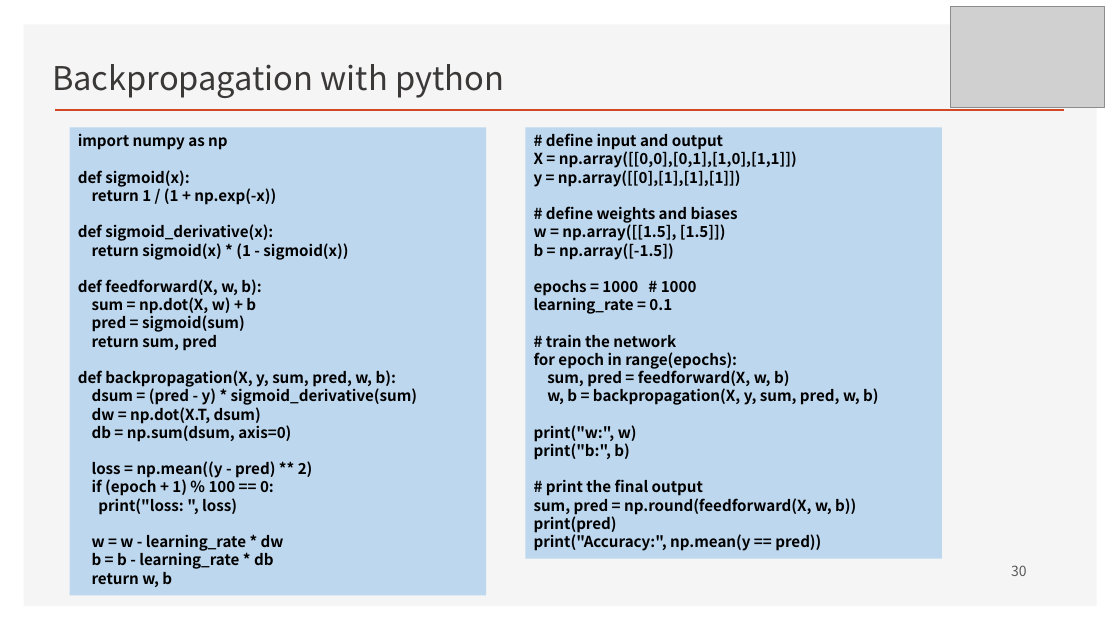
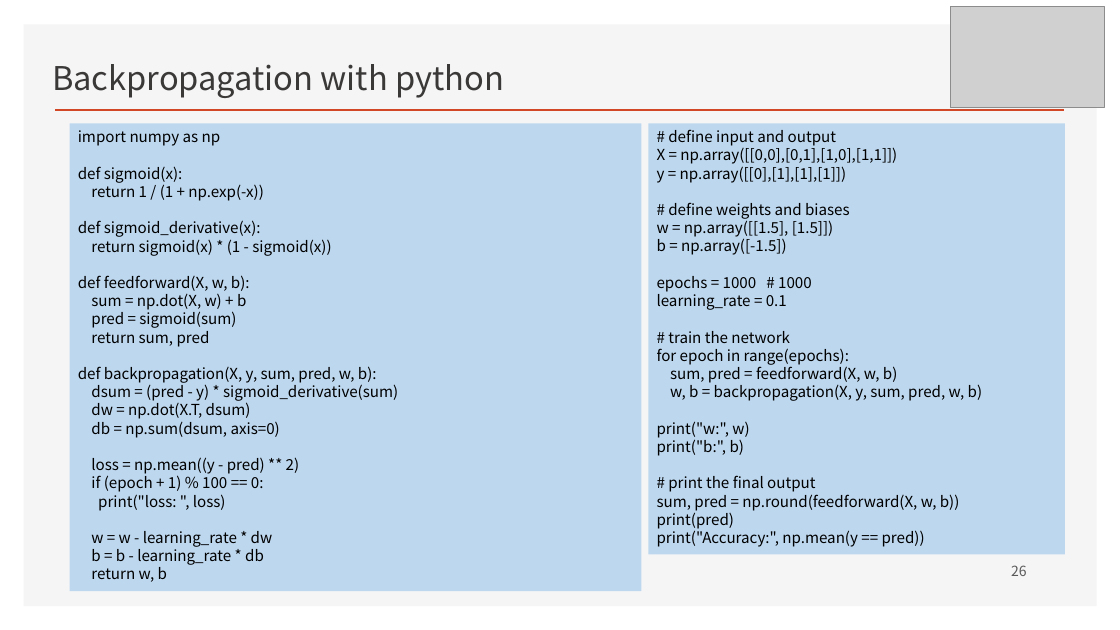
Before and after one commit to ancestor9/mathematics-for-machine-learning, a slide deck: slide 26 of w4_Perceptron_Regression.pptx (slide 30 before the commit). Drawn at 1120x630 pixels with LibreOffice and Linux fonts; fonts in the diff are those of the drawing; grey boxes stand for pictures; background and template pictures are left out. Boxes give left, top, right and bottom in pixels: in the first picture for what was removed or moved away, otherwise in the second. Text is boxed around its words. In the diff, an @@ line names an element or a change of style, - is before the commit and + after.

```diff
--- a/w4_Perceptron_Regression.pptx
+++ b/w4_Perceptron_Regression.pptx
@@ rectangle "import numpy as np": place and size @@
-rectangle "import numpy as np" at (70, 128, 486, 596)
+rectangle "import numpy as np" at (70, 124, 642, 592)
@@ rectangle "import numpy as np" at (70, 124, 642, 592): bold off @@
@@ rectangle "# define input and output" at (649, 124, 1065, 555): bold off @@
@@ rectangle "# define input and output": place and size @@
-rectangle "# define input and output" at (525, 128, 942, 559)
+rectangle "# define input and output" at (649, 124, 1065, 555)
@@ page number at (1011, 565, 1027, 576): text changed @@
-30
+26
```
Also in this commit, not shown: 13 other slides changed, 2 slides added, 22 slides removed.
